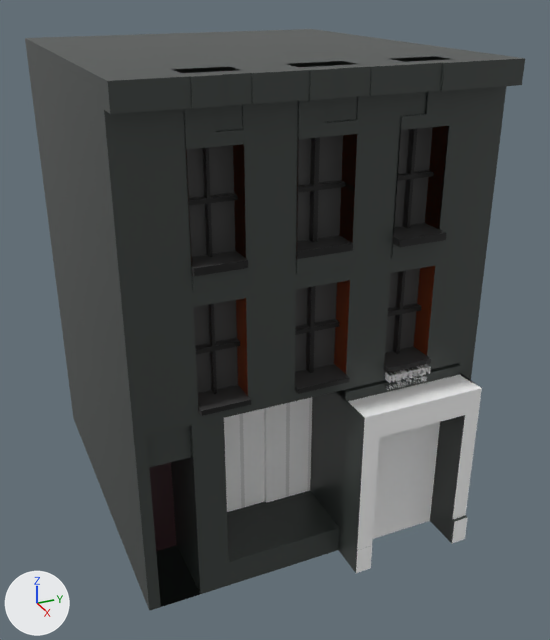
The glTF model src/components/objects/Ustore/Ustore.gltf, before and after one commit.
One viewpoint serves both versions: a camera (50 mm lens) standing at (11.95, 21.84, 44.83) and looking at (-43.83, 46.95, 16.93). The axes (+X, +Y, +Z) are drawn at lower left. The lights are the same throughout. Where no turn or scale is listed for an object, it has been applied to the vertices. Vertices at the same position are counted once.

The scene before the commit, as lines of its bpy script (objects in view):
```python
mat_glass_003 = principled_material('Glass.003')
mat_glass_003.base_color = (1.0, 1.0, 1.0)  # white #ffffff
mat_glass_003.metallic = 1.0
mat_glass_003.roughness = 1.0
me_cube_005 = bpy.data.meshes.new('Cube.005')
me_cube_005.from_pydata(...)  # 3186 vertices, 6368 faces; spans x -15.2..18.5, y -14.3..14.3, z -18.0..21.4
me_cube_005.materials.append(mat_material_011)  # black #3c413f
me_cube_005.materials.append(mat_glass_003)  # white #ffffff
me_cube_005.materials.append(mat_white_brick)  # white #ffffff
me_cube_005.materials.append(mat_brown)  # brown #3e262b
me_cube_005.materials.append(mat_window_001)  # black #3e3e3e
me_cube_005.materials.append(mat_red_orange)  # brown #733210
me_cube_005.materials.append(mat_black_001)  # black #060606
me_cube_005.materials.append(mat_translucent)  # white #ffffff
me_cube_005.materials.append(mat_white_001)  # white #e7e7e7
# before: 334 (15.2, 3.6, -18.0), 349 (15.2, 3.6, -15.6), 430 (15.2, 3.6, -5.2), 437 (15.2, 11.5, -18.0) at pixel (429, 520), 453 (15.2, 11.5, -15.6) at pixel (431, 499)
# before: 455 (15.2, 11.5, -5.2), 510 (15.2, 7.6, -5.2), 515 (15.2, 7.6, -18.0) at pixel (392, 532), 657 (15.2, 5.6, -5.2), 662 (15.2, 5.6, -18.0) at pixel (372, 539)
# before: 681 (15.2, 9.6, -18.0) at pixel (411, 526), 710 (15.2, 9.6, -5.2), 3066 (15.2, 7.6, -15.6) at pixel (393, 511), 3067 (15.2, 5.6, -15.6) at pixel (374, 517), 3068 (15.2, 9.6, -15.6) at pixel (413, 505)
ob_ustore = bpy.data.objects.new('Ustore', me_cube_005)
ob_ustore.location = (-47.6, 45.4, 18.0)
```
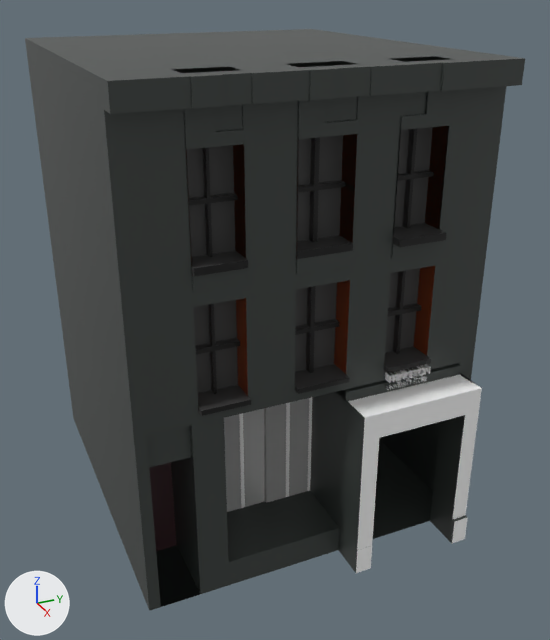
Boxes (x1, y1, x2, y2) around the edits, measured in the pictures (550 x 640 px):
'Ustore', surface changed, reshaped
    both: (25, 29, 525, 611)
part 1 of me_cube_005, deleted
    before: (373, 422, 440, 539)

Patch to the scene script:
```diff
--- a/src/components/objects/Ustore/Ustore.gltf.py
+++ b/src/components/objects/Ustore/Ustore.gltf.py
@@ mat_glass_003 @@
 mat_glass_003.roughness = 1.0
+mat_glass_003.alpha = 0.35
@@ me_cube_005 @@
 me_cube_005.from_pydata(...)  # 3186 vertices, 6368 faces; spans x -15.2..18.5, y -14.3..14.3, z -18.0..21.4
 # used by ob_ustore; location = (-47.6, 45.4, 18.0)
 # verts and faces of me_cube_005; kept vertices keep their numbers, new ones are numbered from 3186
+# me_cube_005 part 1
+delete_vertices([3066, 3067, 3068])  # with the faces that use them
+delete_faces([(334, 662, 349), (453, 455, 710)])
 me_cube_005.materials.append(mat_material_011)
@@ me_cube_005 @@
 me_cube_005.materials.append(mat_black_001)
-me_cube_005.materials.append(mat_translucent)  # white #ffffff
 me_cube_005.materials.append(mat_white_001)
```
